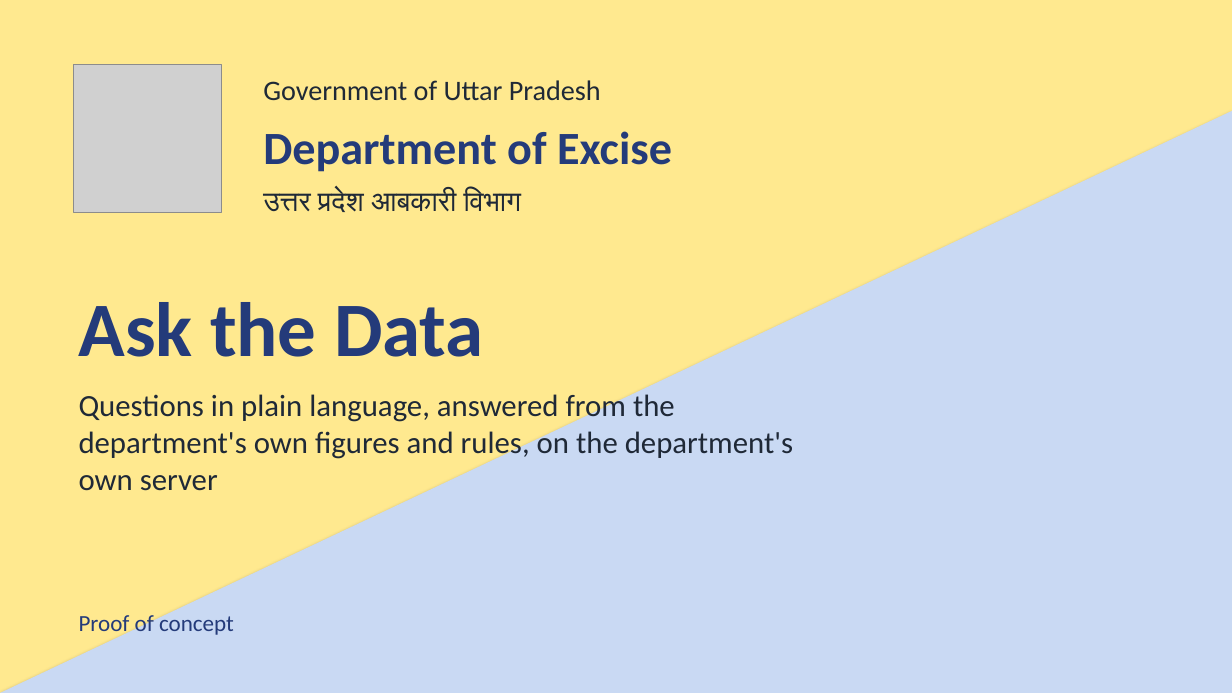
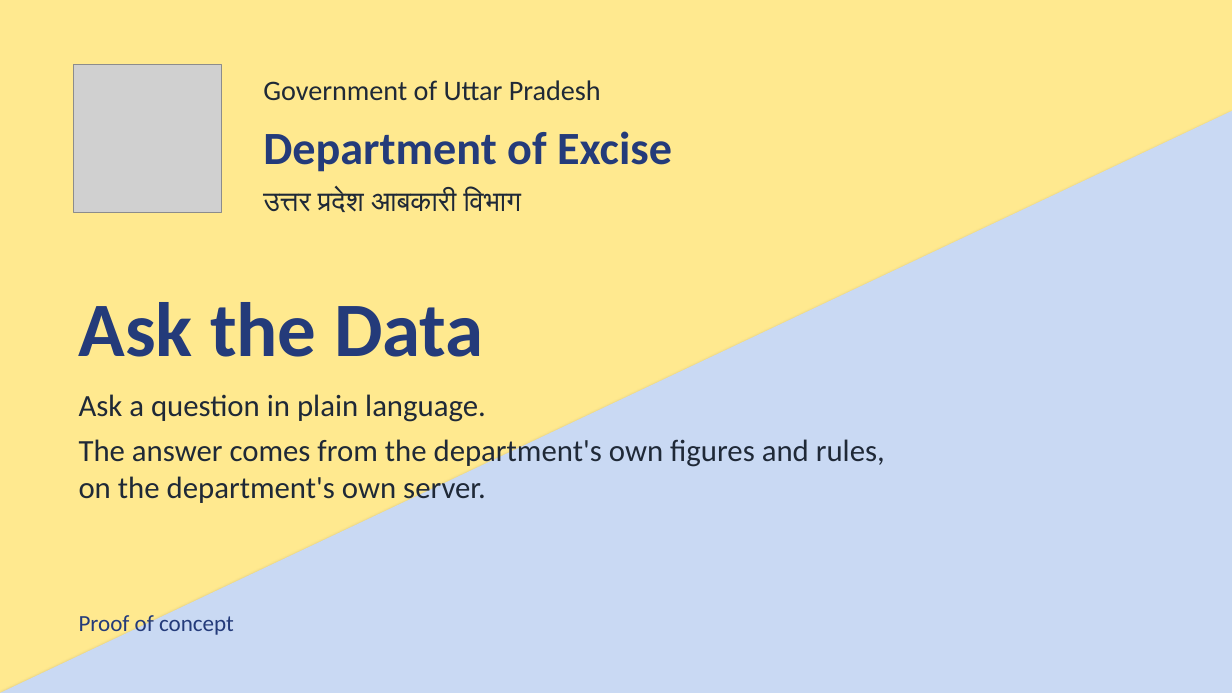
Before and after one commit to SubhanRaj/excise-mcp-dashboard, a slide deck: slide 1 of deck/UP-Excise-Ask-the-Data-Demo.pptx. Drawn at 1232x693 pixels with LibreOffice and Linux fonts; fonts in the diff are those of the drawing; grey boxes stand for pictures. Boxes give left, top, right and bottom in pixels: in the first picture for what was removed or moved away, otherwise in the second. Text is boxed around its words. In the diff, an @@ line names an element or a change of style, - is before the commit and + after.

```diff
--- a/deck/UP-Excise-Ask-the-Data-Demo.pptx
+++ b/deck/UP-Excise-Ask-the-Data-Demo.pptx
@@ text at (x1=79, y1=394, x2=885, y2=503): text changed @@
-Questions in plain language, answered from the department's own figures and rules, on the department's own server
+Ask a question in plain language.
+The answer comes from the department's own figures and rules, on the department's own server.
```
Also in this commit, not shown: 7 other slides changed, 4 other files.
